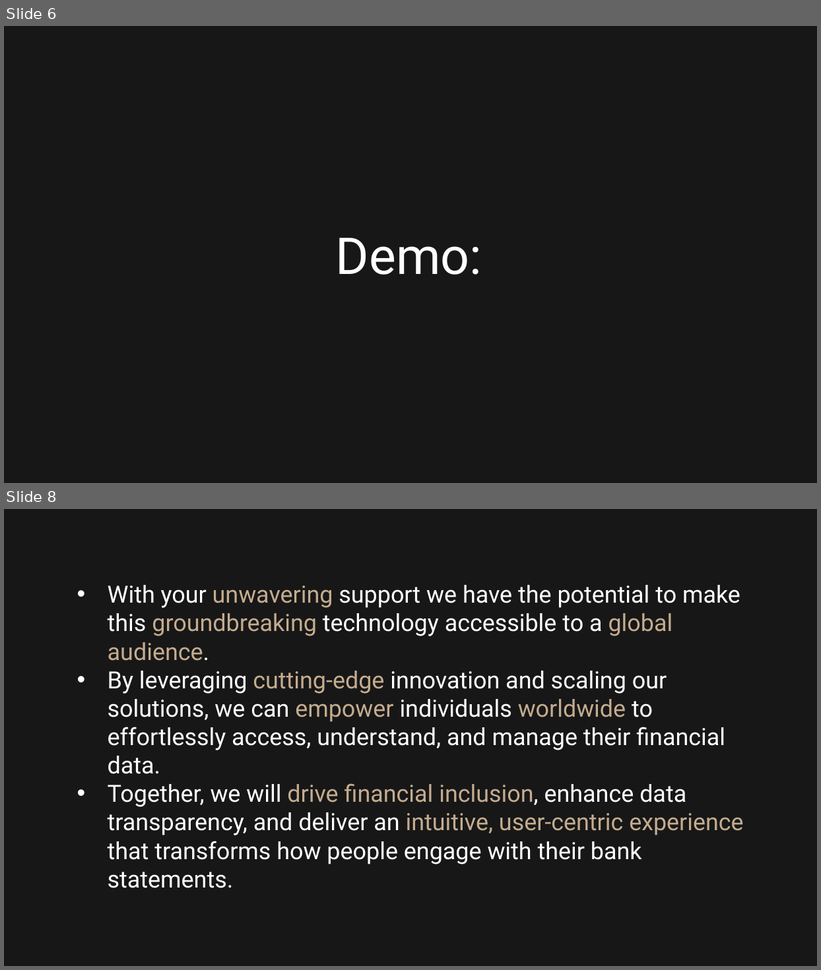
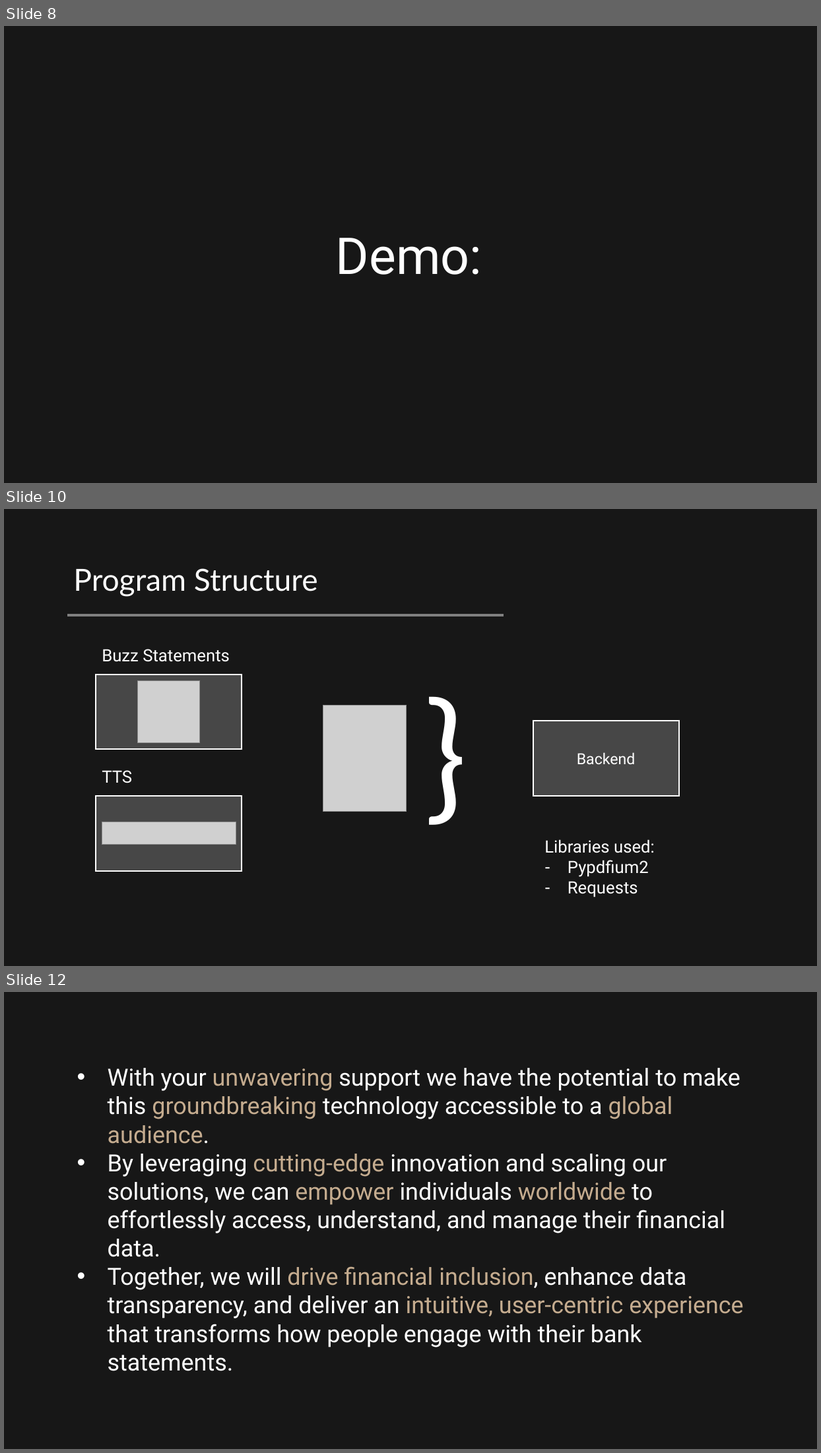
Before and after one commit to drevoksi/buzzwords, a slide deck: Presentation.pptx. Shown one above the other, each under a label of ours: slides 6 and 8 before the commit, slides 8, 10 and 12 after it; the slides between them are not shown. The pictures are 821x970 and 821x1453 pixels, drawn with LibreOffice and Linux fonts; fonts in the diff are those of the drawing; grey boxes stand for pictures. Boxes give left, top, right and bottom in pixels: in the first picture for what was removed or moved away, otherwise in the second. Text is boxed around its words. In the diff, an @@ line names an element or a change of style, - is before the commit and + after.

```diff
--- a/Presentation.pptx
+++ b/Presentation.pptx
@@ slide 10 added at [4, 509, 817, 966], background #171717 @@
@@ text added at [73, 568, 318, 597], 36 pt, text #FFFFFF @@
+Program Structure
@@ line added from (67, 616) to (504, 616), #808080 3 pt @@
@@ text added at [102, 649, 230, 784], 20 pt, text #FFFFFF @@
+Buzz Statements
+TTS
@@ text added at [418, 661, 479, 838], 166 pt, text #FFFFFF @@
+}
@@ rectangle added at [96, 674, 242, 749], fill #595959 at 74% opacity, outline #FFFFFF 1.5 pt @@
@@ picture added at [137, 681, 200, 743] @@
@@ picture added at [323, 706, 407, 812] @@
@@ rectangle added at [533, 722, 679, 796], fill #595959 at 74% opacity, outline #FFFFFF 1.5 pt, 18 pt, text #FFFFFF @@
+Backend
@@ rectangle added at [96, 796, 242, 871], fill #595959 at 74% opacity, outline #FFFFFF 1.5 pt @@
@@ picture added at [102, 823, 236, 845] @@
@@ text added at [545, 840, 655, 898], 20 pt, text #FFFFFF @@
+Libraries used:
+– Pypdfium2
+– Requests
@@ what was slide 6 is now slide 8 @@
@@ what was slide 8 is now slide 12 @@
```
Also in this commit, not shown: 1 slide changed, 3 other slides added, 1 other file.
